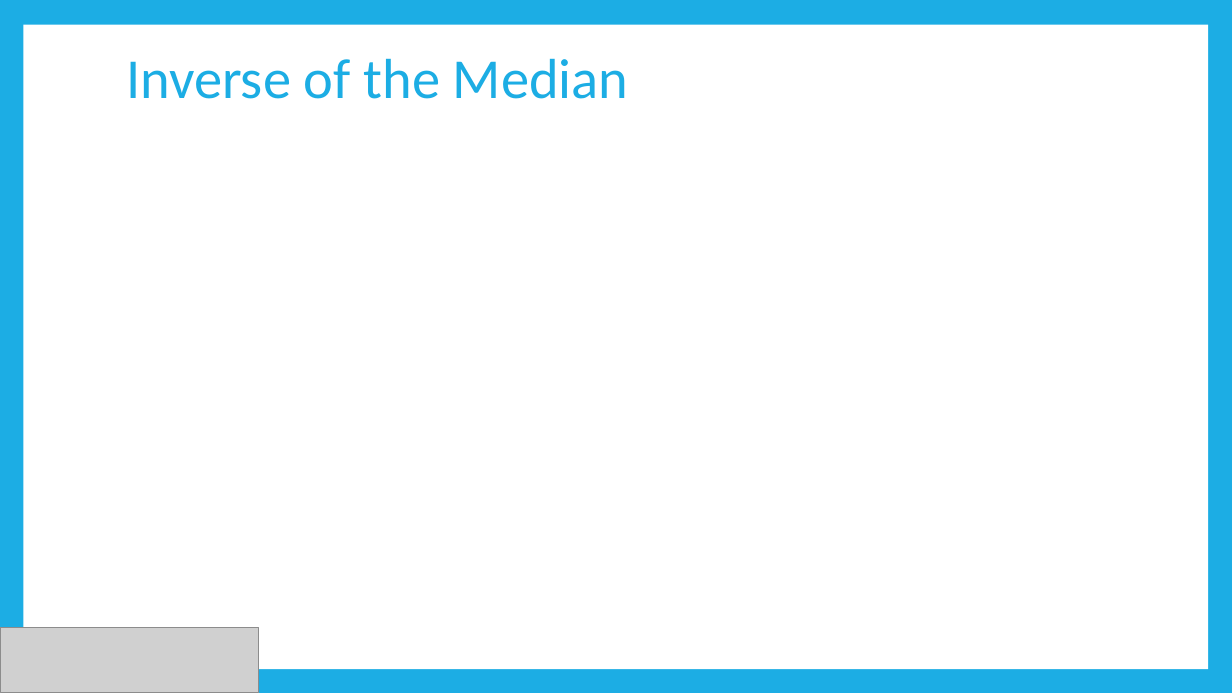
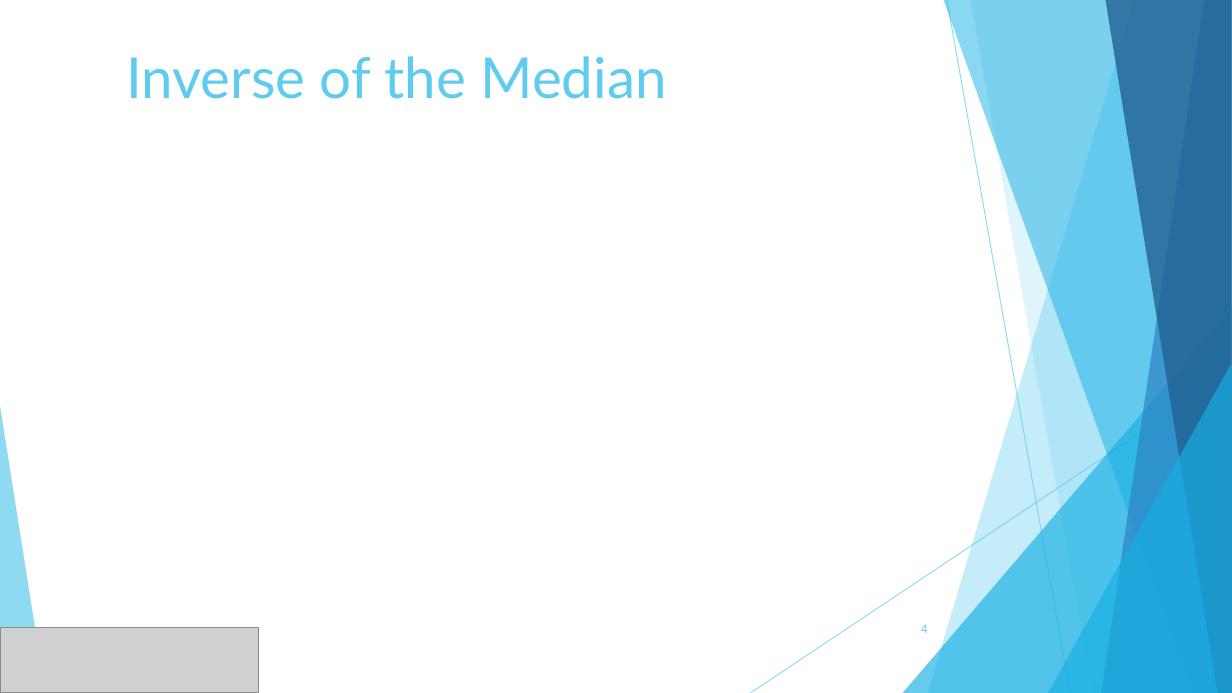
Before and after one commit to dsasson48/estimators_222, a slide deck: slide 4 of 222_presentation.pptx. Drawn at 1232x693 pixels with LibreOffice and Linux fonts; fonts in the diff are those of the drawing; grey boxes stand for pictures. Boxes give left, top, right and bottom in pixels: in the first picture for what was removed or moved away, otherwise in the second. Text is boxed around its words. In the diff, an @@ line names an element or a change of style, - is before the commit and + after.

```diff
--- a/222_presentation.pptx
+++ b/222_presentation.pptx
@@ background #1CADE4 to #FFFFFF @@
@@ rectangle removed at bbox=[23, 25, 1208, 669] @@
@@ text "Inverse of the Median" at bbox=[126, 56, 667, 99]: font Calibri to Lato, text colour #1CADE4 to #5FCBEF @@
@@ group added at bbox=[0, 0, 1232, 693]: 5 freeform shapes, 3 triangles, 2 lines @@
@@ page number added at bbox=[921, 624, 928, 633], 9 pt, text #5FCBEF @@
+4
```
Also in this commit, not shown: 12 other slides changed, 1 slide added, 1 slide removed.
